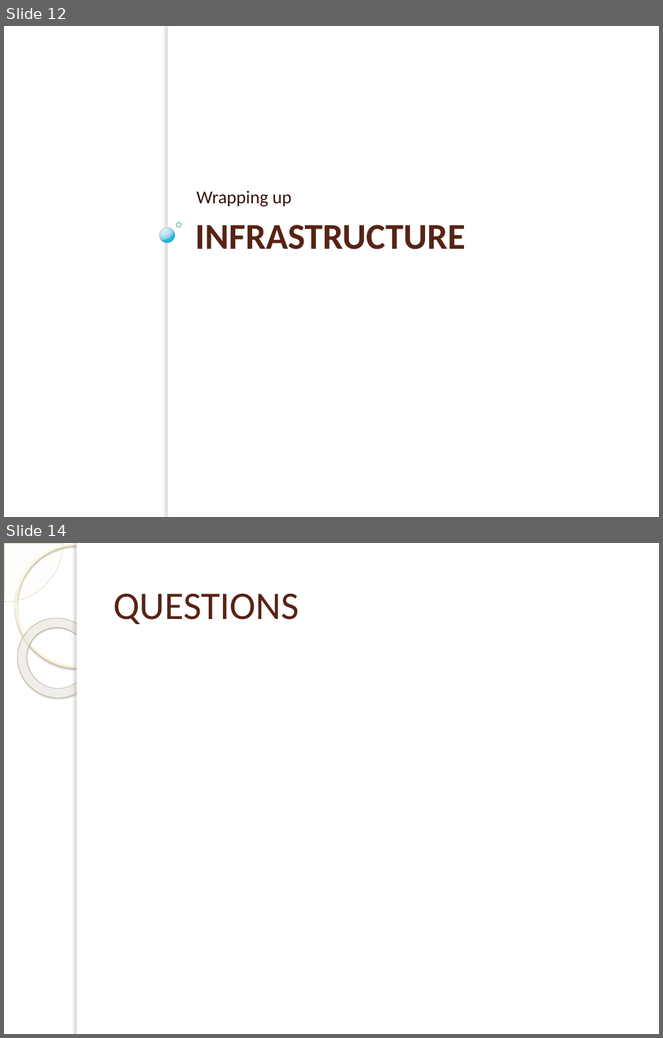
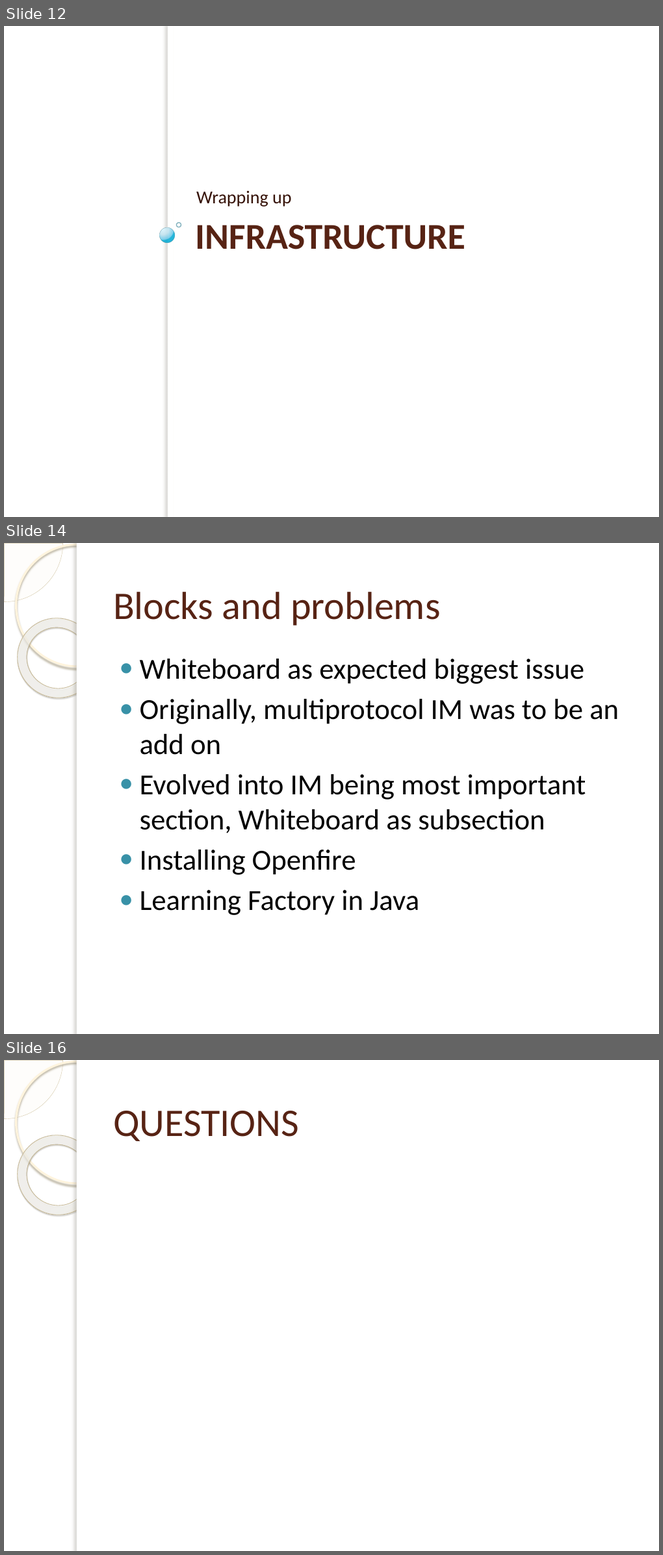
Before and after one commit to micphijus/eecs393whiteboard, a slide deck: Docs/Chatboard Build 1.pptx. Shown one above the other, each under a label of ours: slides 12 and 14 before the commit, slides 12, 14 and 16 after it; the slides between them are not shown. The pictures are 663x1038 and 663x1555 pixels, drawn with LibreOffice and Linux fonts; fonts in the diff are those of the drawing; background and template pictures are left out. Boxes give left, top, right and bottom in pixels: in the first picture for what was removed or moved away, otherwise in the second. Text is boxed around its words. In the diff, an @@ line names an element or a change of style, - is before the commit and + after.

```diff
--- a/Docs/Chatboard Build 1.pptx
+++ b/Docs/Chatboard Build 1.pptx
@@ slide 14 added at (x1=4, y1=543, x2=659, y2=1034), background picture (left out); not listed: 5 template elements that a slide beside it also shows @@
@@ title added at (x1=113, y1=592, x2=440, y2=626), 43 pt, text #572314 @@
+Blocks and problems
@@ text added at (x1=140, y1=659, x2=619, y2=915), 32 pt, text #000000 @@
+● Whiteboard as expected biggest issue
+● Originally, multiprotocol IM was to be an add on
+● Evolved into IM being most important section, Whiteboard as subsection
+● Installing Openfire
+● Learning Factory in Java
@@ what was slide 14 is now slide 16 @@
```
Also in this commit, not shown: 2 slides changed, 1 other slide added.
